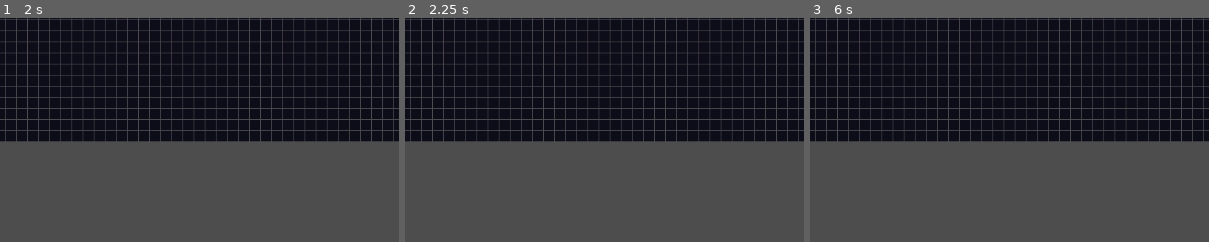
Above: before the commit, frames 1-3 (left to right).
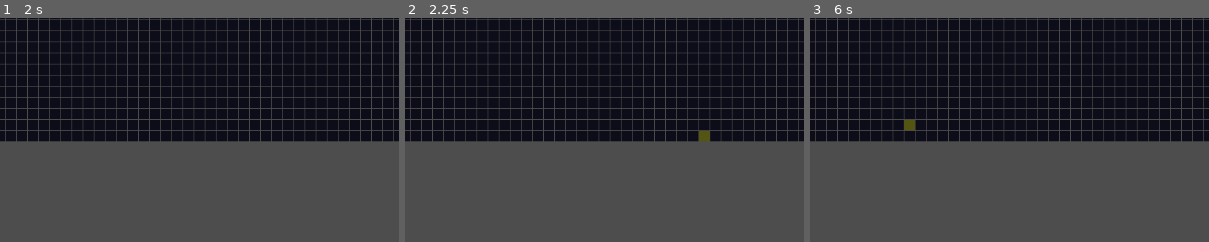
Above: after the commit, the same moments.

Repository: zabuuq/space-battleship
Game: Godot game, scene res://src/client/scenes/BattlefieldGridUI.tscn
Two runs of this game, one before a commit and one after it. Both use one fixed random seed, a clock stepped at 60 frames per second and the inputs below. This scene is started directly instead of the project's main scene.
Inputs (mouse positions are % of the whole screen's width and height, from its top left):
- Up to frame 1 (2 s): tap Enter at 0.5 s; move the mouse to (72, 45) at 0.52 s; hold Shift 0.53-1.25 s; click (72, 45) at 0.67 s; tap Space at 1.25 s; drag from (30, 55) to (45, 70) at 1.27 s
- Up to frame 2 (2.25 s): tap Enter at 2 s; move the mouse to (60, 28) at 2.02 s; tap Ctrl at 2.1 s; click (60, 28) at 2.17 s
- Up to frame 3 (6 s): tap Space at 2.75, 4.25 s; drag from (45, 70) to (20, 35) at 2.77 s; tap Enter at 3.5 s; move the mouse to (80, 65) at 3.52 s; tap Alt at 3.6 s; click (80, 65) at 3.67 s; drag from (20, 35) to (35, 25) at 4.27 s; move the mouse to (55, 50) at 5.02 s; hold Shift 5.03-5.75 s; click (55, 50) at 5.17 s; drag from (35, 25) to (30, 55) at 5.77 s
The pictures show only the part of the screen within x 23-73%, y 2-52%; the shares and areas given below are measured in that part.

Frame 1 is identical in both runs. In frame 2, 0.1% of the frame differs, in the area x 73-77%, y 50-55%; in frame 3, 0.1%.

Commit message:
feat: implement cell selection from click input (closes #8)
Add cell_selected signal, select_cell method, _gui_input handler for
left mouse clicks, and selection highlight rendering. Tests added for
signal emission and idempotent selection behavior.

Co-Authored-By: Claude Sonnet 4.6 <noreply@anthropic.com>

Diff:
--- a/src/client/scripts/BattlefieldGridUI.gd
+++ b/src/client/scripts/BattlefieldGridUI.gd
@@ -2,6 +2,8 @@
 
 ## BattlefieldGridUI
 ## Renders the 120x12 grid and handles screen-to-grid translation.
+
+signal cell_selected(grid_pos: Vector2i)
 
 const GRID_WIDTH = 120
 const GRID_HEIGHT = 12
@@ -11,15 +13,33 @@
 @export var grid_color: Color = Color(0.3, 0.3, 0.3, 1.0)
 ## The color of the background.
 @export var bg_color: Color = Color(0.05, 0.05, 0.1, 1.0)
+## The color of the selection highlight.
+@export var selection_color: Color = Color(1.0, 1.0, 0.0, 0.3)
+
+var selected_cell: Vector2i = Vector2i(-1, -1)
 
 
 func _ready() -> void:
 	custom_minimum_size = Vector2(GRID_WIDTH * CELL_SIZE, GRID_HEIGHT * CELL_SIZE)
+	mouse_filter = Control.MOUSE_FILTER_STOP
+
+
+func _gui_input(event: InputEvent) -> void:
+	if event is InputEventMouseButton:
+		if event.button_index == MOUSE_BUTTON_LEFT and event.pressed:
+			var grid_pos = screen_to_grid(event.position)
+			if grid_pos != Vector2i(-1, -1):
+				select_cell(grid_pos)
 
 
 func _draw() -> void:
 	# Draw background
 	draw_rect(Rect2(Vector2.ZERO, size), bg_color)
+
+	# Draw selection highlight
+	if selected_cell != Vector2i(-1, -1):
+		var rect = Rect2(grid_to_screen(selected_cell), Vector2(CELL_SIZE, CELL_SIZE))
+		draw_rect(rect, selection_color)
 
 	# Draw vertical lines
 	for x in range(GRID_WIDTH + 1):
@@ -49,6 +69,14 @@
 	return Vector2i(grid_x, grid_y)
 
 
+## Updates the selection and emits the signal.
+func select_cell(grid_pos: Vector2i) -> void:
+	if grid_pos != selected_cell:
+		selected_cell = grid_pos
+		queue_redraw()
+		cell_selected.emit(grid_pos)
+
+
 ## Translates a grid coordinate back to its top-left local screen position.
 func grid_to_screen(grid_pos: Vector2i) -> Vector2:
 	return Vector2(grid_pos.x * CELL_SIZE, grid_pos.y * CELL_SIZE)
--- a/tests/unit/test_grid_ui.gd
+++ b/tests/unit/test_grid_ui.gd
@@ -41,3 +41,17 @@
 
 func test_get_cell_center():
 	assert_eq(_grid_ui.get_cell_center(Vector2i(0, 0)), Vector2(8, 8), "Grid 0,0 center should be 8,8")
+
+
+func test_select_cell():
+	watch_signals(_grid_ui)
+	var pos = Vector2i(10, 5)
+	_grid_ui.select_cell(pos)
+
+	assert_eq(_grid_ui.selected_cell, pos, "selected_cell should be updated")
+	assert_signal_emitted(_grid_ui, "cell_selected", "cell_selected signal should be emitted")
+	assert_signal_emitted_with_parameters(_grid_ui, "cell_selected", [pos], 0)
+
+	# Selecting same cell should not emit again
+	_grid_ui.select_cell(pos)
+	assert_signal_emit_count(_grid_ui, "cell_selected", 1, "Should not emit again for same cell")
